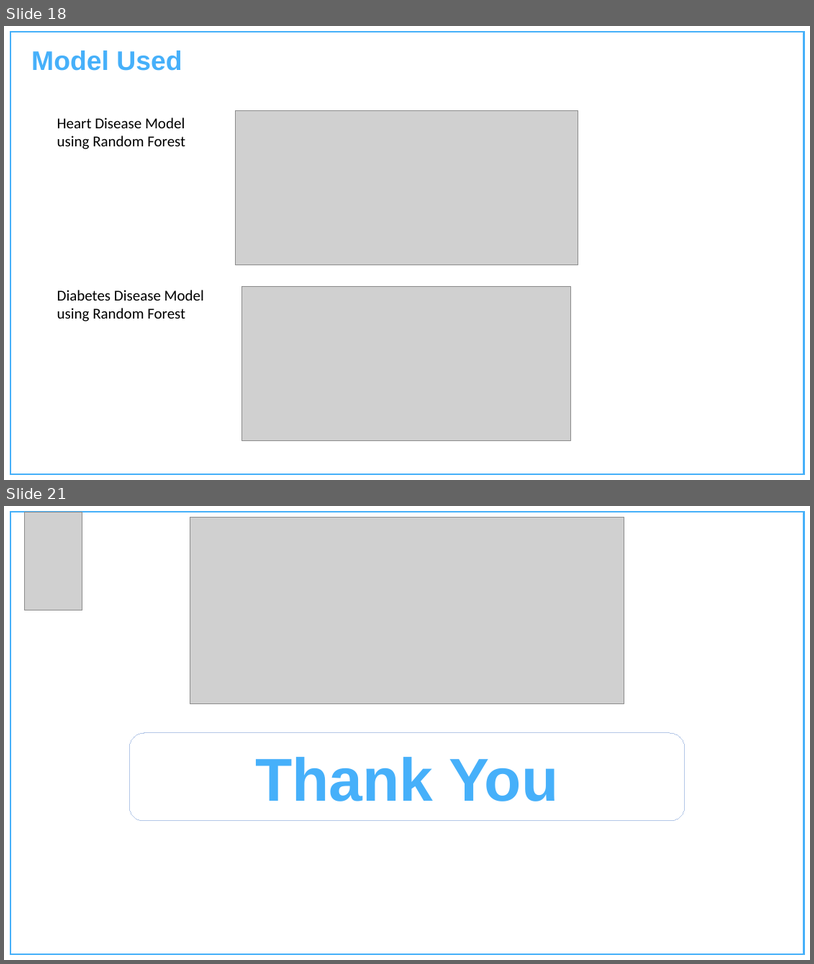
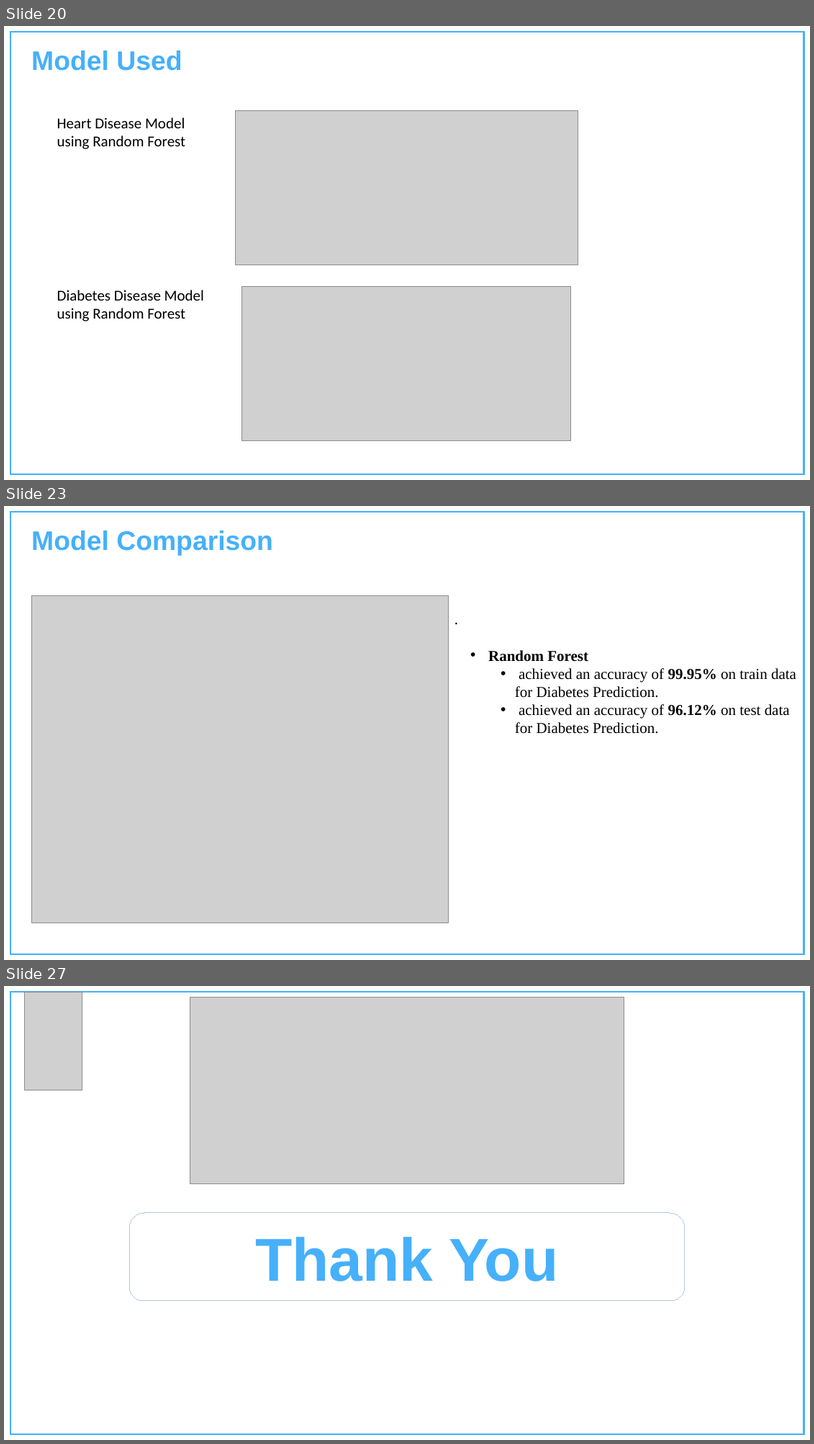
Before and after one commit to akashkumaryadav6/Dash, a slide deck: docs/Major_Project_MCA_2025.pptx. Shown one above the other, each under a label of ours: slides 18 and 21 before the commit, slides 20, 23 and 27 after it; the slides between them are not shown. The pictures are 814x964 and 814x1444 pixels, drawn with LibreOffice and Linux fonts; fonts in the diff are those of the drawing; grey boxes stand for pictures; background and template pictures are left out. Boxes give left, top, right and bottom in pixels: in the first picture for what was removed or moved away, otherwise in the second. Text is boxed around its words. In the diff, an @@ line names an element or a change of style, - is before the commit and + after.

```diff
--- a/docs/Major_Project_MCA_2025.pptx
+++ b/docs/Major_Project_MCA_2025.pptx
@@ slide 23 added at box(4, 506, 810, 960), background #FFFFFF; not listed: 1 template element that a slide beside it also shows @@
@@ text added at box(31, 530, 273, 556), 32 pt, text #46B0FA, bold @@
+Model Comparison
@@ picture added at box(31, 596, 449, 923) @@
@@ text added at box(489, 650, 797, 734), 18 pt, text #000000 @@
+.
+  • Random Forest
+    • achieved an accuracy of 99.95% on train data for Diabetes Prediction.
+    • achieved an accuracy of 96.12% on test data for Diabetes Prediction.
@@ what was slide 18 is now slide 20 @@
@@ what was slide 21 is now slide 27 @@
```
Also in this commit, not shown: 2 slides changed, 5 other slides added.
